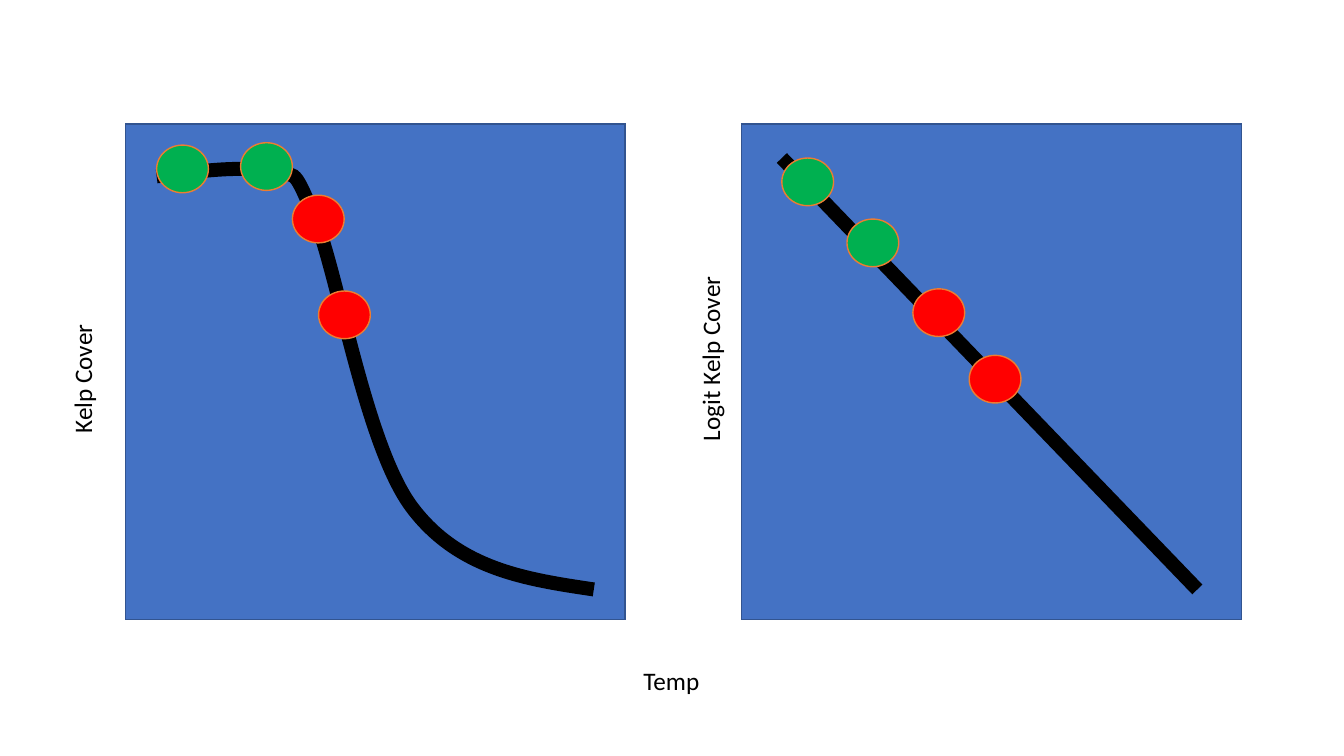
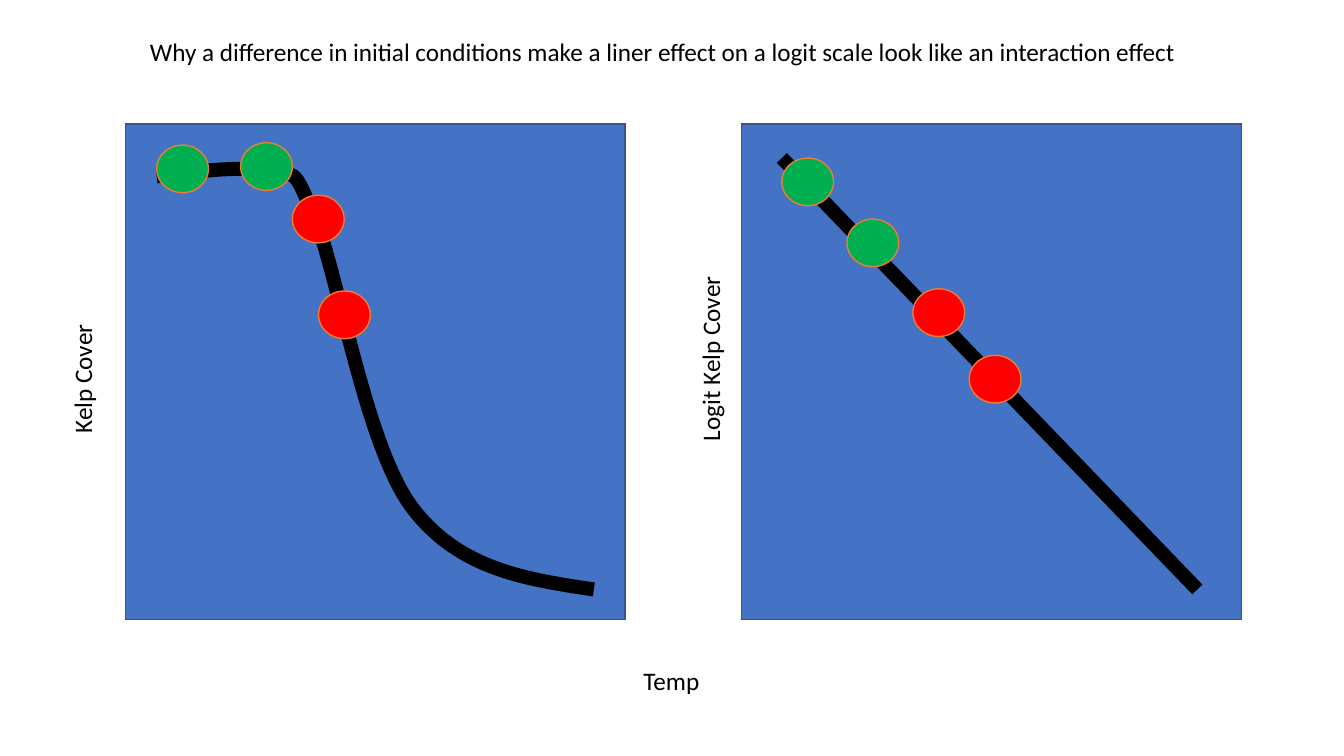
Before and after one commit to jebyrnes/kelp_gom_thermal_causal, a slide deck: slide 4 of notes/slidenotes.pptx. Drawn at 1344x756 pixels with LibreOffice and Linux fonts; fonts in the diff are those of the drawing. Boxes give left, top, right and bottom in pixels: in the first picture for what was removed or moved away, otherwise in the second. Text is boxed around its words. In the diff, an @@ line names an element or a change of style, - is before the commit and + after.

```diff
--- a/notes/slidenotes.pptx
+++ b/notes/slidenotes.pptx
@@ text added at (x1=150, y1=43, x2=1174, y2=66), 18 pt, text #000000 @@
+Why a difference in initial conditions make a liner effect on a logit scale look like an interaction effect
```
Also in this commit, not shown: 1 other file.
